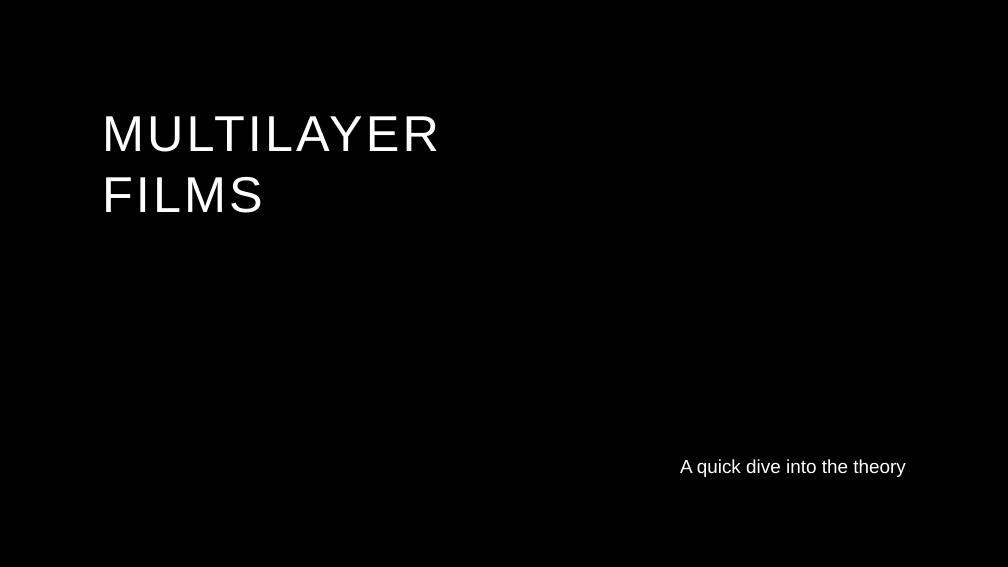
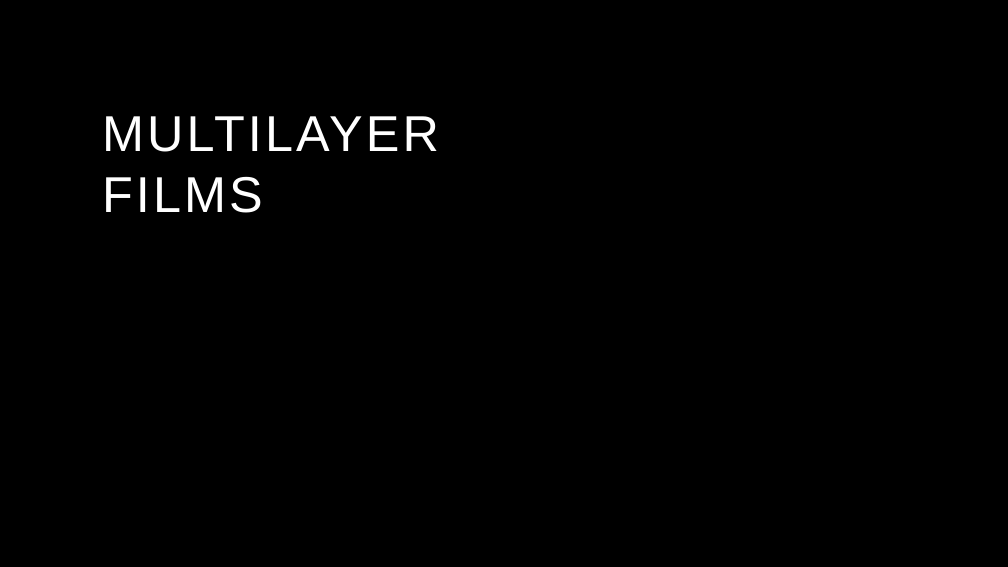
Before and after one commit to Collins-kariuk/Physics-Thesis-PDRCs, a slide deck: slide 1 of Presentations/Theory of Multilayer Films.pptx. Drawn at 1008x567 pixels with LibreOffice and Linux fonts; fonts in the diff are those of the drawing; background and template pictures are left out. Boxes give left, top, right and bottom in pixels: in the first picture for what was removed or moved away, otherwise in the second. Text is boxed around its words. In the diff, an @@ line names an element or a change of style, - is before the commit and + after.

Commit message:
Finished presentation on multilayer films
The presentation went well btw

```diff
--- a/Presentations/Theory of Multilayer Films.pptx
+++ b/Presentations/Theory of Multilayer Films.pptx
@@ subtitle removed at bbox=[680, 459, 905, 477] @@
-A quick dive into the theory
```
Also in this commit, not shown: 2 other slides changed, 12 slides added, 1 slide removed, 2 other files.
